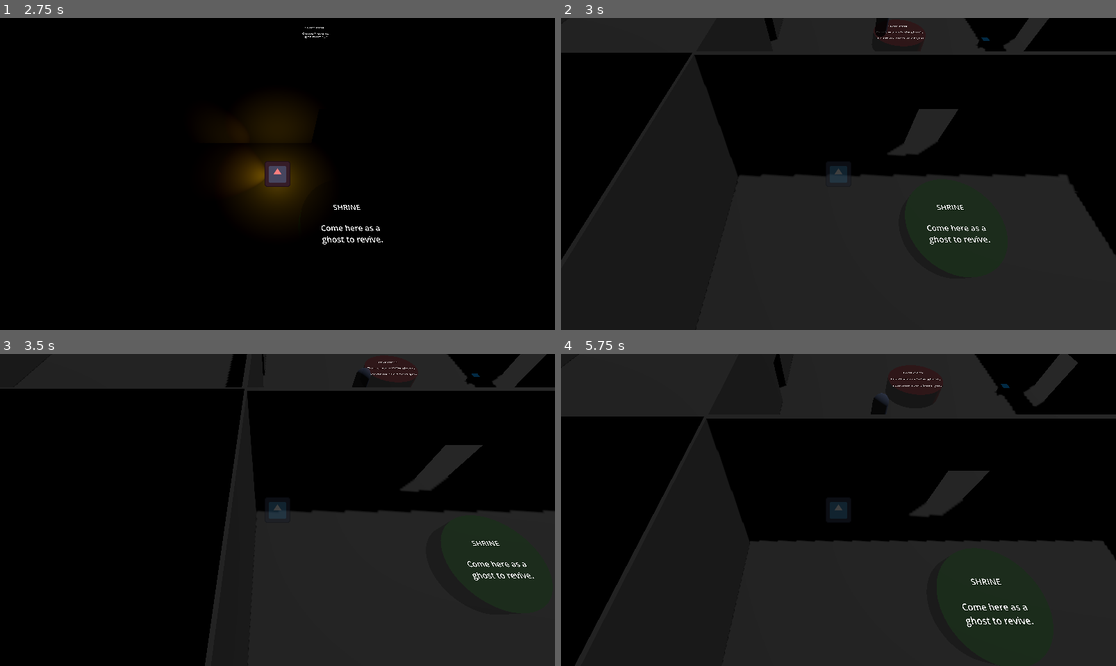
Above: before the commit, frames 1-4 (two rows, left to right).
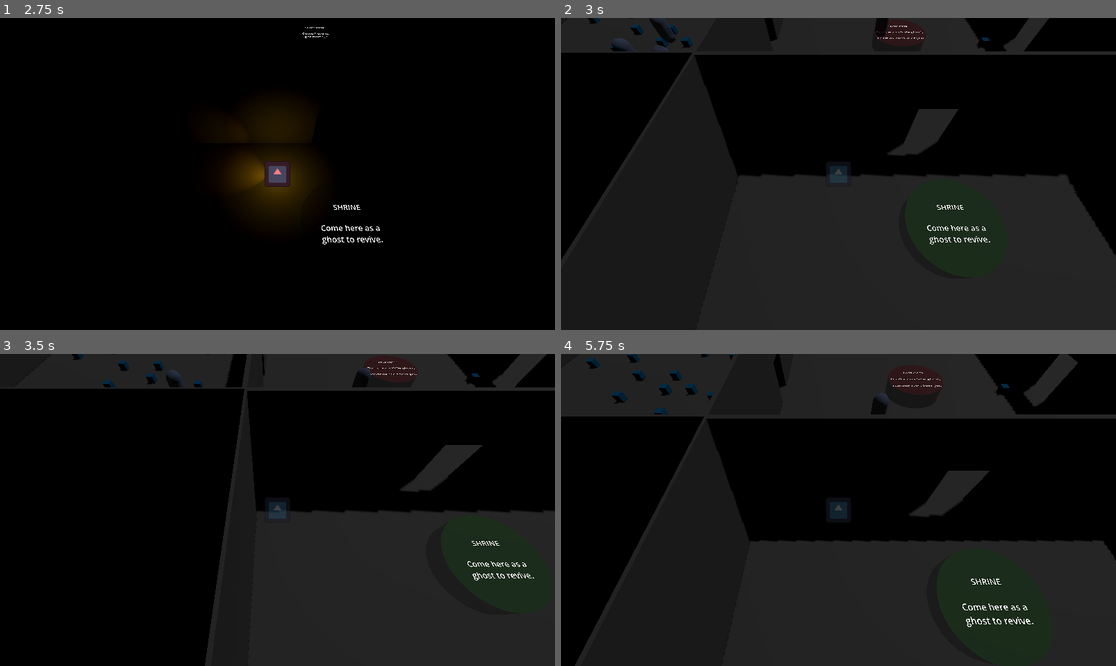
Above: after the commit, the same moments.

Repository: Rusty-Rat-Studios/dead-living-and-dying
Game: Godot game, scene res://game.tscn
The game is run twice, just before and just after one commit, with the same random seed, the same clock (stepped at 60 frames per second) and the same inputs. The engine's default icon, where the game draws it, is replaced by a stand-in: a white triangle on a blue panel in a dark square.
Inputs (mouse positions are in pixels of both pictures, inside the frame that each line leads up to):
- Up to frame 1 (2.75 s): tap Enter at 0.5 s; move the mouse to (249, 236) at 0.52 s; hold Up (ui_up) 0.53-2.03 s; tap Tab at 0.6, 1.35, 2.1 s; move the mouse to (444, 220) at 1.27 s; move the mouse to (111, 127) at 2.02 s; hold Left (ui_left) from 2.03 s (still down)
- Up to frame 2 (3 s): keep holding Left (ui_left); move the mouse to (866, 174) at 2.77 s; tap Tab at 2.85 s
- Up to frame 3 (3.5 s): keep holding Left (ui_left)
- Up to frame 4 (5.75 s): move the mouse to (755, 432) at 3.52 s; release Left (ui_left) at 3.53 s; hold Down (ui_down) 3.53-4.28 s; tap Tab at 3.6, 4.35, 5.1 s; move the mouse to (960, 494) at 4.27 s; hold Right (ui_right) 4.28-5.03 s; move the mouse to (727, 525) at 5.02 s; hold Up (ui_up) from 5.03 s (still down)

Frame 1 is identical in both runs. In frame 2, 0.4% of the frame differs, in the area x 4-24%, y 0-11%; in frame 3, 0.3%; in frame 4, 0.5%, in the area x 4-32%, y 0-20%.

Commit message:
Added multiple ghosts and possessables to left room

Diff:
--- a/game.tscn
+++ b/game.tscn
@@ -153,6 +153,7 @@
 
 [node name="RoomLeft" type="Node3D" parent="World"]
 transform = Transform3D(1, 0, 0, 0, 1, 0, 0, 0, 1, -20, 0, -20)
+script = ExtResource("10_uwref")
 
 [node name="Floor" parent="World/RoomLeft" instance=ExtResource("10_44xgk")]
 
@@ -167,6 +168,66 @@
 
 [node name="WallWithoutDoor3" parent="World/RoomLeft" instance=ExtResource("12_5tnol")]
 transform = Transform3D(-4.37114e-08, 0, 1, 0, 1, 0, -1, 0, -4.37114e-08, -9.95, 0, 0)
+
+[node name="Ghost" parent="World/RoomLeft" instance=ExtResource("9_t4a6d")]
+transform = Transform3D(1, 0, 0, 0, 1, 0, 0, 0, 1, 0, 1, -5)
+
+[node name="Ghost2" parent="World/RoomLeft" instance=ExtResource("9_t4a6d")]
+transform = Transform3D(1, 0, 0, 0, 1, 0, 0, 0, 1, -5, 1, 0)
+
+[node name="Ghost3" parent="World/RoomLeft" instance=ExtResource("9_t4a6d")]
+transform = Transform3D(1, 0, 0, 0, 1, 0, 0, 0, 1, 4, 1, 4)
+
+[node name="Possessable" parent="World/RoomLeft" instance=ExtResource("13_66ase")]
+transform = Transform3D(1, 0, 0, 0, 1, 0, 0, 0, 1, 3, 0.25, 0)
+
+[node name="Possessable2" parent="World/RoomLeft" instance=ExtResource("13_66ase")]
+transform = Transform3D(1, 0, 0, 0, 1, 0, 0, 0, 1, 1, 0.25, 0)
+
+[node name="Possessable3" parent="World/RoomLeft" instance=ExtResource("13_66ase")]
+transform = Transform3D(1, 0, 0, 0, 1, 0, 0, 0, 1, 1, 0.25, -2)
+
+[node name="Possessable4" parent="World/RoomLeft" instance=ExtResource("13_66ase")]
+transform = Transform3D(1, 0, 0, 0, 1, 0, 0, 0, 1, -2, 0.25, -2)
+
+[node name="Possessable5" parent="World/RoomLeft" instance=ExtResource("13_66ase")]
+transform = Transform3D(1, 0, 0, 0, 1, 0, 0, 0, 1, -2, 0.25, 1)
+
+[node name="Possessable6" parent="World/RoomLeft" instance=ExtResource("13_66ase")]
+transform = Transform3D(1, 0, 0, 0, 1, 0, 0, 0, 1, 5, 0.25, 1)
+
+[node name="Possessable7" parent="World/RoomLeft" instance=ExtResource("13_66ase")]
+transform = Transform3D(1, 0, 0, 0, 1, 0, 0, 0, 1, 5, 0.25, -5)
+
+[node name="Possessable8" parent="World/RoomLeft" instance=ExtResource("13_66ase")]
+transform = Transform3D(1, 0, 0, 0, 1, 0, 0, 0, 1, -4, 0.25, -5)
+
+[node name="Possessable9" parent="World/RoomLeft" instance=ExtResource("13_66ase")]
+transform = Transform3D(1, 0, 0, 0, 1, 0, 0, 0, 1, -7, 0.25, -4)
+
+[node name="Possessable10" parent="World/RoomLeft" instance=ExtResource("13_66ase")]
+transform = Transform3D(1, 0, 0, 0, 1, 0, 0, 0, 1, 2, 0.25, -6)
+
+[node name="Possessable11" parent="World/RoomLeft" instance=ExtResource("13_66ase")]
+transform = Transform3D(1, 0, 0, 0, 1, 0, 0, 0, 1, 2, 0.25, 3)
+
+[node name="Possessable12" parent="World/RoomLeft" instance=ExtResource("13_66ase")]
+transform = Transform3D(1, 0, 0, 0, 1, 0, 0, 0, 1, -1, 0.25, 4)
+
+[node name="Possessable13" parent="World/RoomLeft" instance=ExtResource("13_66ase")]
+transform = Transform3D(1, 0, 0, 0, 1, 0, 0, 0, 1, -5, 0.25, 7)
+
+[node name="Possessable14" parent="World/RoomLeft" instance=ExtResource("13_66ase")]
+transform = Transform3D(1, 0, 0, 0, 1, 0, 0, 0, 1, 1, 0.25, 7)
+
+[node name="Possessable15" parent="World/RoomLeft" instance=ExtResource("13_66ase")]
+transform = Transform3D(1, 0, 0, 0, 1, 0, 0, 0, 1, 7, 0.25, 6)
+
+[node name="Possessable16" parent="World/RoomLeft" instance=ExtResource("13_66ase")]
+transform = Transform3D(1, 0, 0, 0, 1, 0, 0, 0, 1, 4, 0.25, 5)
+
+[node name="Possessable17" parent="World/RoomLeft" instance=ExtResource("13_66ase")]
+transform = Transform3D(1, 0, 0, 0, 1, 0, 0, 0, 1, -6, 0.25, 4)
 
 [node name="RoomRight" type="Node3D" parent="World"]
 transform = Transform3D(1, 0, 0, 0, 1, 0, 0, 0, 1, 20, 0, -20)
